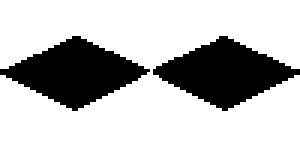
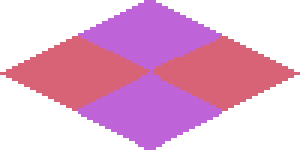
Comparing the layer stacks of the two 300 x 150 images. Changes:
hid "symmetry3" over [0, 0, 300, 150]
showed "symmetry2", painted on it over [0, 0, 300, 150]
